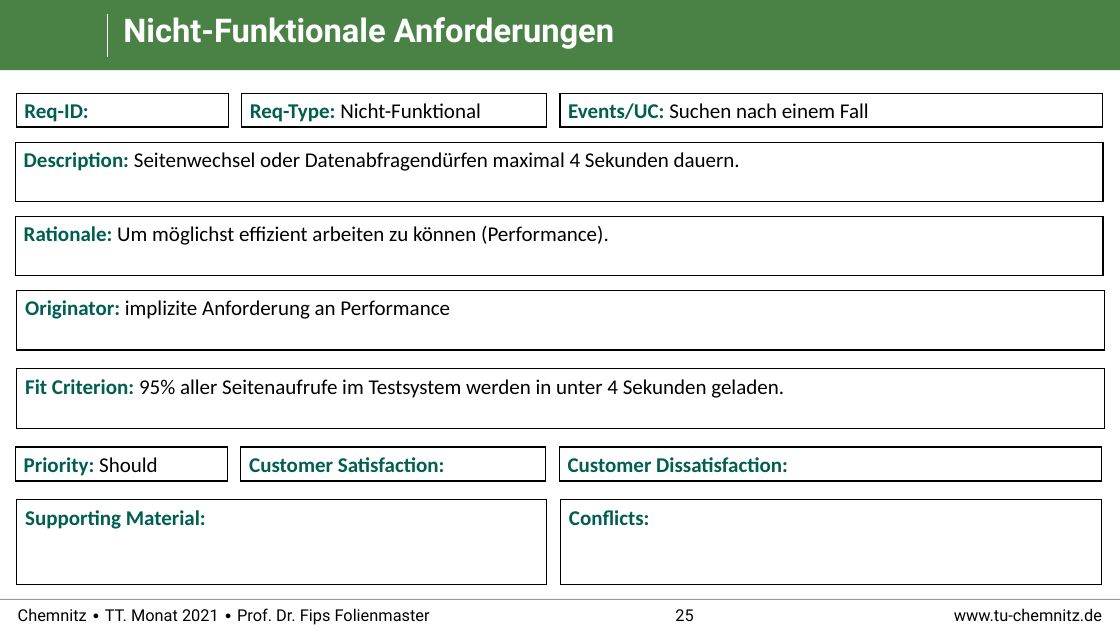
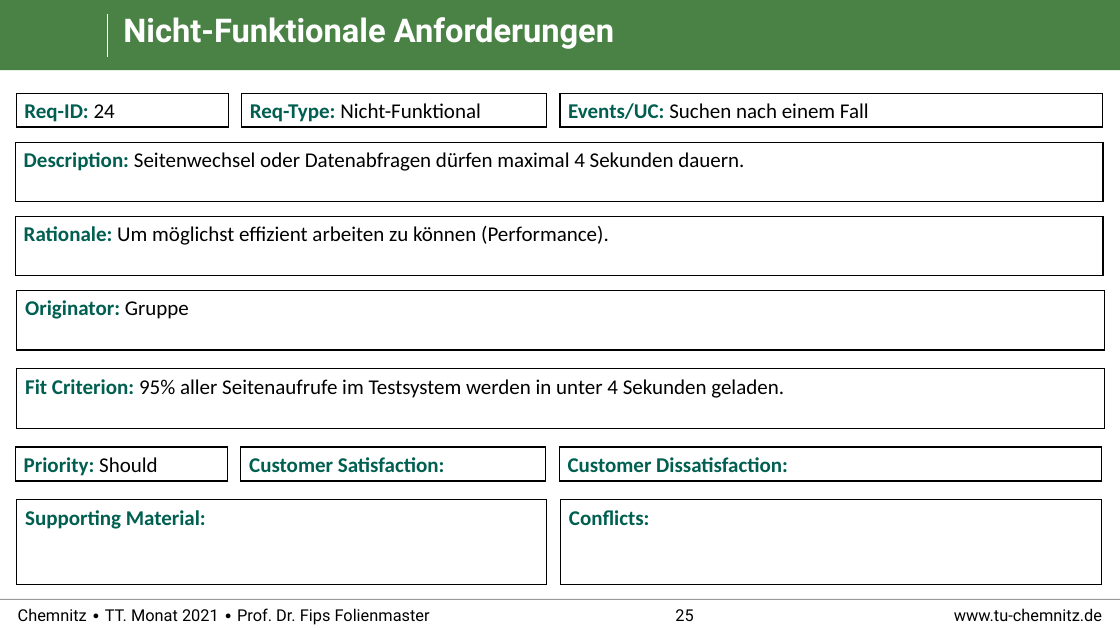
Before and after one commit to RealBiggerBo/Softwaretechnik, a slide deck: slide 25 of SnowCards_Requirements.pptx. Drawn at 1120x630 pixels with LibreOffice and Linux fonts; fonts in the diff are those of the drawing; background and template pictures are left out. Boxes give left, top, right and bottom in pixels: in the first picture for what was removed or moved away, otherwise in the second. Text is boxed around its words. In the diff, an @@ line names an element or a change of style, - is before the commit and + after.

```diff
--- a/SnowCards_Requirements.pptx
+++ b/SnowCards_Requirements.pptx
@@ text in rectangle at (24,104,115,122): text changed @@
-Req-ID:
+Req-ID: 24
@@ text in rectangle at (24,152,744,171): spaces changed @@
-Description: Seitenwechsel oder Datenabfragendürfen maximal 4 Sekunden dauern.
+Description: Seitenwechsel oder Datenabfragen dürfen maximal 4 Sekunden dauern.
@@ text in rectangle at (25,300,189,319): text changed; text colour #000000 to #005F50; bold on @@
-Originator: implizite Anforderung an Performance
+Originator: Gruppe
```
Also in this commit, not shown: 25 other slides changed, 1 slide removed.
